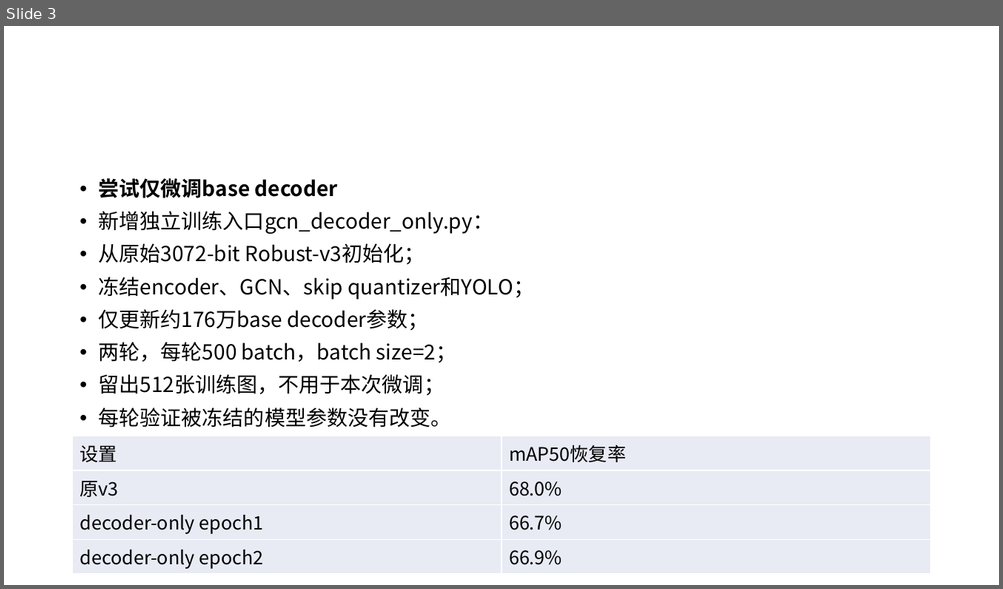
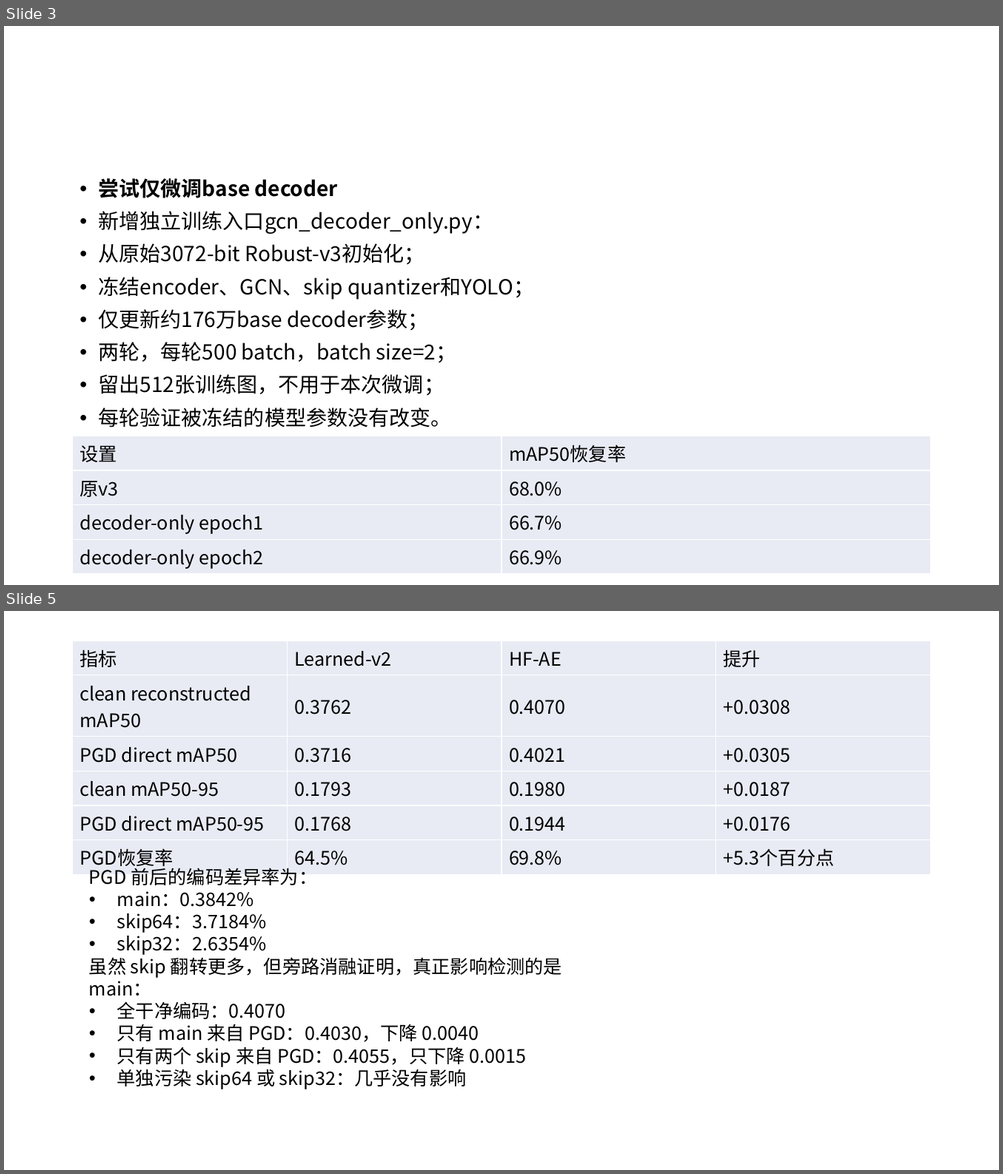
Before and after one commit to lulutianyi/CRIS, a slide deck: week25-26.pptx. Shown one above the other, each under a label of ours: slide 3 before the commit, slides 3 and 5 after it; the slides between them are not shown. The pictures are 1003x589 and 1003x1174 pixels, drawn with LibreOffice and Linux fonts; fonts in the diff are those of the drawing. Boxes give left, top, right and bottom in pixels: in the first picture for what was removed or moved away, otherwise in the second. Text is boxed around its words. In the diff, an @@ line names an element or a change of style, - is before the commit and + after.

```diff
--- a/week25-26.pptx
+++ b/week25-26.pptx
@@ slide 5 added at (x1=4, y1=611, x2=999, y2=1170), background #FFFFFF @@
@@ table added at (x1=73, y1=641, x2=932, y2=873), 6 rows, 4 columns @@
+指标 | Learned-v2 | HF-AE | 提升
+clean reconstructed mAP50 | 0.3762 | 0.4070 | +0.0308
+PGD direct mAP50 | 0.3716 | 0.4021 | +0.0305
+clean mAP50-95 | 0.1793 | 0.1980 | +0.0187
+PGD direct mAP50-95 | 0.1768 | 0.1944 | +0.0176
+PGD恢复率 | 64.5% | 69.8% | +5.3个百分点
@@ text added at (x1=89, y1=865, x2=562, y2=1090), 18 pt, text #000000 @@
+PGD 前后的编码差异率为：
+• main：0.3842%
+• skip64：3.7184%
+• skip32：2.6354%
+虽然 skip 翻转更多，但旁路消融证明，真正影响检测的是 main：
+• 全干净编码：0.4070
+• 只有 main 来自 PGD：0.4030，下降 0.0040
+• 只有两个 skip 来自 PGD：0.4055，只下降 0.0015
+• 单独污染 skip64 或 skip32：几乎没有影响
```
Also in this commit, not shown: 2 other slides added, 8 other files.
